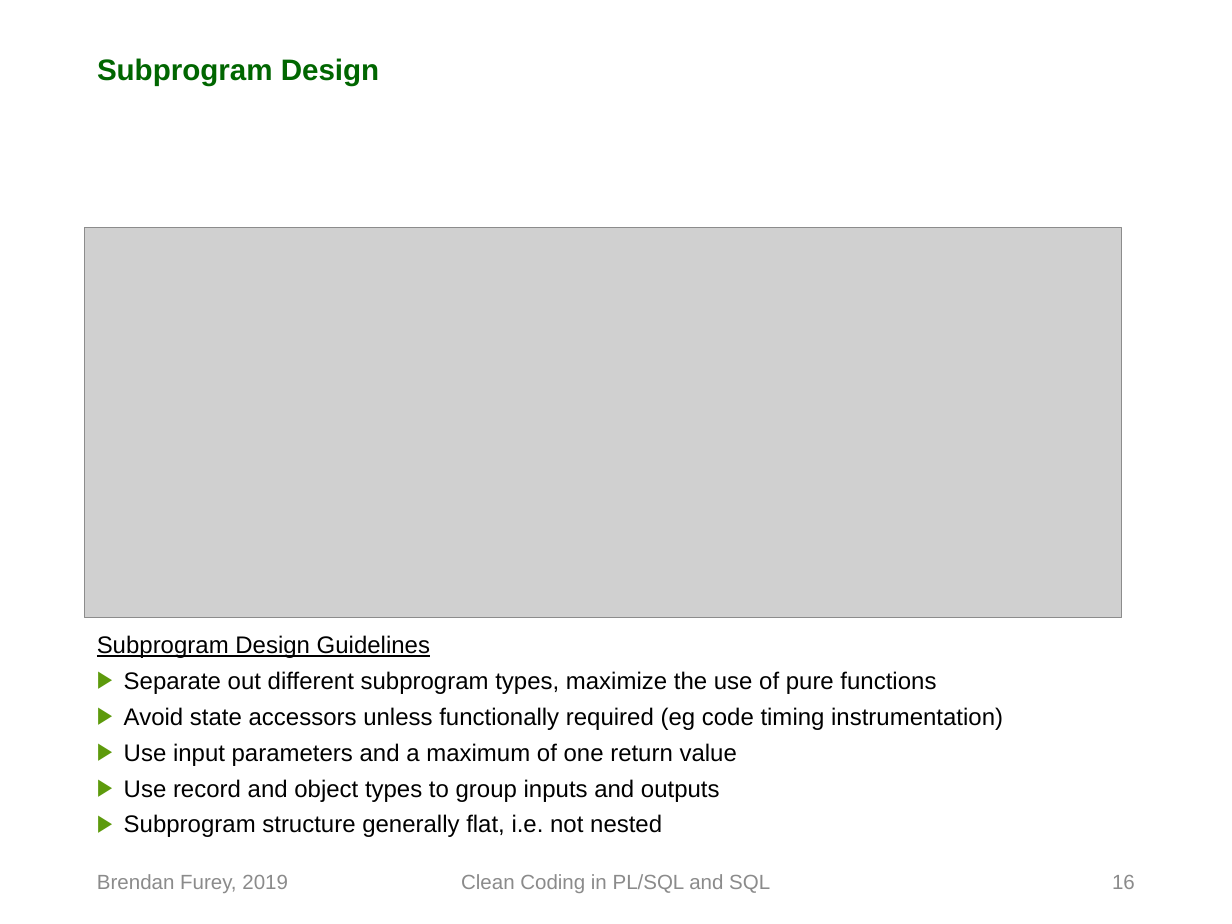
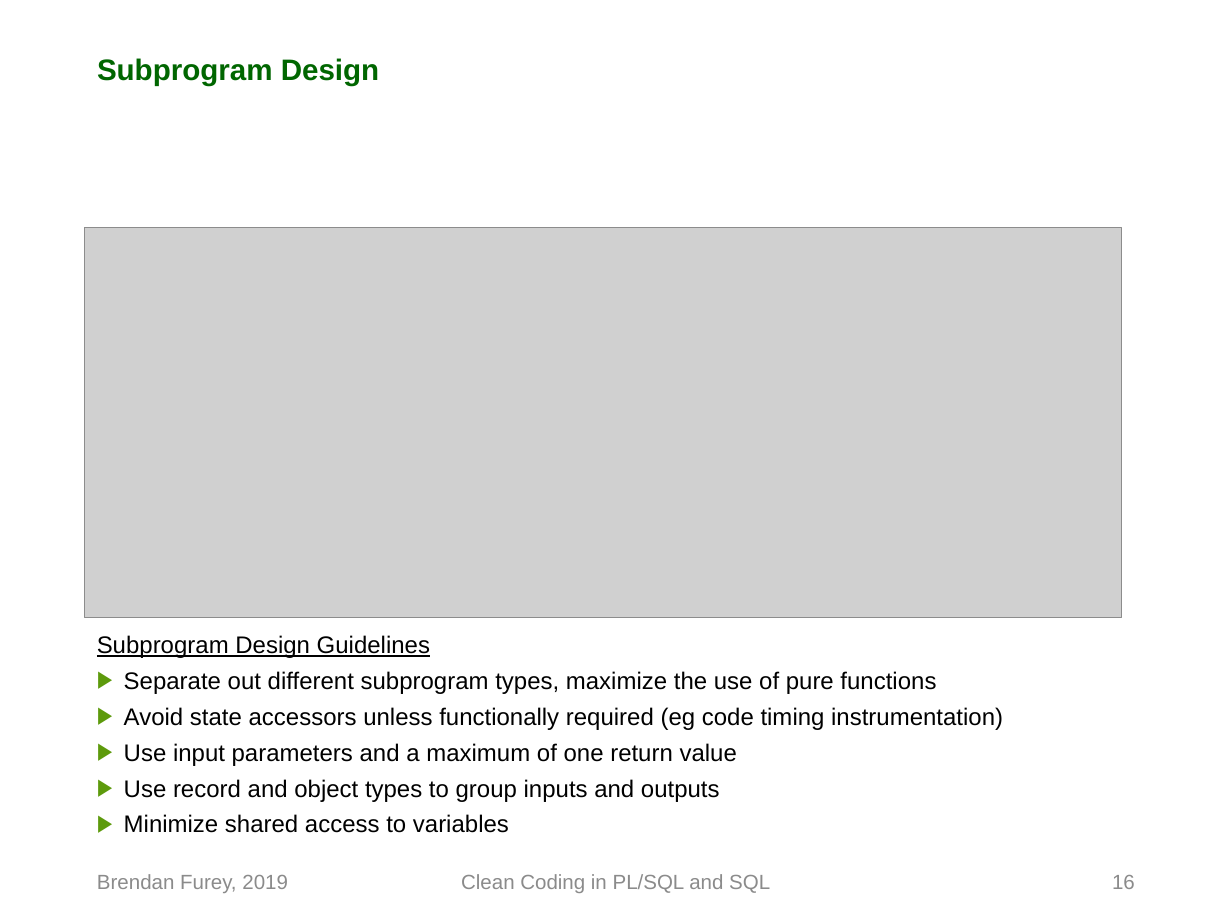
Before and after one commit to BrenPatF/presentations, a slide deck: slide 16 of 2019_clean_coding_plsql_sql/Clean Coding in PLSQL and SQL.pptx. Drawn at 1232x924 pixels with LibreOffice and Linux fonts; fonts in the diff are those of the drawing; grey boxes stand for pictures; background and template pictures are left out. Boxes give left, top, right and bottom in pixels: in the first picture for what was removed or moved away, otherwise in the second. Text is boxed around its words. In the diff, an @@ line names an element or a change of style, - is before the commit and + after.

```diff
--- a/2019_clean_coding_plsql_sql/Clean Coding in PLSQL and SQL.pptx
+++ b/2019_clean_coding_plsql_sql/Clean Coding in PLSQL and SQL.pptx
@@ text at [124,814,509,833]: text changed @@
-▶ Subprogram structure generally flat, i.e. not nested
+▶ Minimize shared access to variables
```
Also in this commit, not shown: 3 other slides changed, 30 other files.
